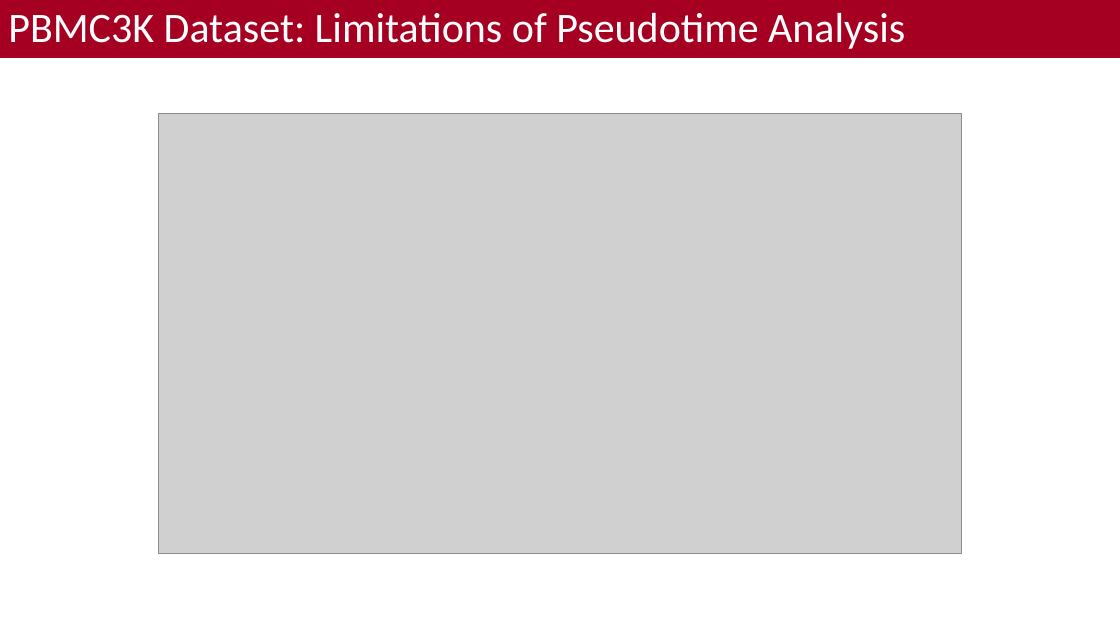
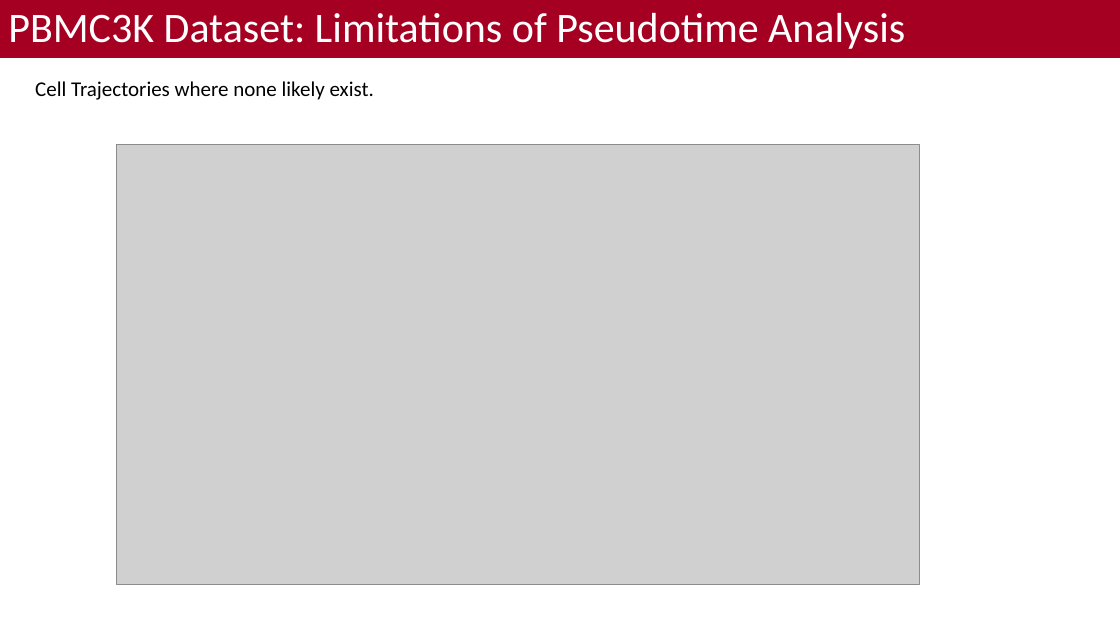
Before and after one commit to bacorli2/scrna_workshop, a slide deck: slide 16 of M6_Monocle_Pseudotime/M5_Monocle_Timeseries.pptx. Drawn at 1120x630 pixels with LibreOffice and Linux fonts; fonts in the diff are those of the drawing; grey boxes stand for pictures; background and template pictures are left out. Boxes give left, top, right and bottom in pixels: in the first picture for what was removed or moved away, otherwise in the second. Text is boxed around its words. In the diff, an @@ line names an element or a change of style, - is before the commit and + after.

```diff
--- a/M6_Monocle_Pseudotime/M5_Monocle_Timeseries.pptx
+++ b/M6_Monocle_Pseudotime/M5_Monocle_Timeseries.pptx
@@ text added at (35,81,374,100), 18 pt, text #000000 @@
+Cell Trajectories where none likely exist.
@@ picture: place and size @@
-picture at (158,113,962,554)
+picture at (116,145,920,585)
```
Also in this commit, not shown: 1 other slide changed.
